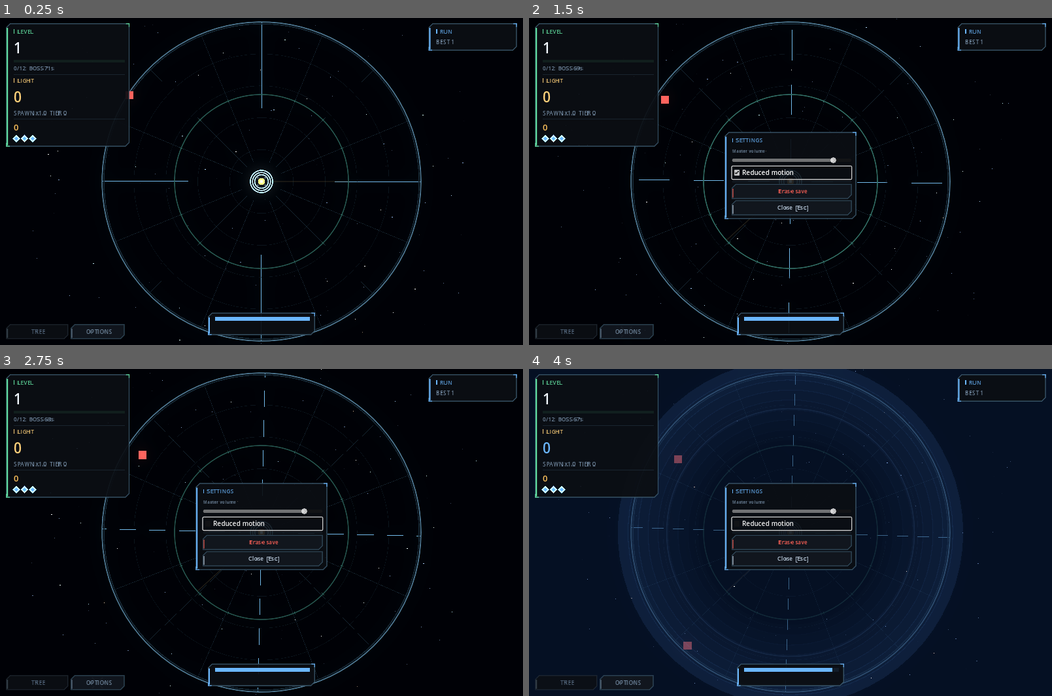
Above: before the commit, frames 1-4 (two rows, left to right).
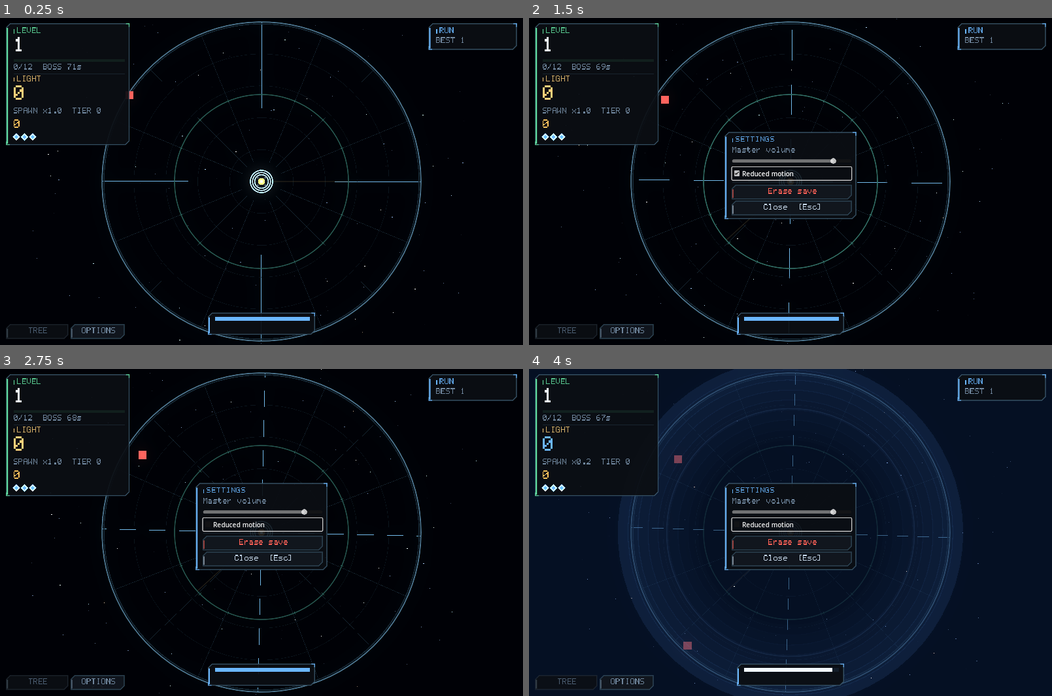
Above: after the commit, the same moments.

Repository: joseph-bergin/bloom
Game: Godot game, scene res://scenes/Main.tscn
The game is run twice, just before and just after one commit, with the same random seed, the same clock (stepped at 60 frames per second) and the same inputs.
Inputs (mouse positions are in pixels of both pictures, inside the frame that each line leads up to):
- Up to frame 1 (0.25 s): no input
- Up to frame 2 (1.5 s): click "OPTIONS" at 0.5 s; click "Reduced motion" at 1.25 s
- Up to frame 3 (2.75 s): click "Reduced motion" at 2 s
- Up to frame 4 (4 s): click "Reduced motion" at 2.75 s; tap Enter at 3.5 s; move the mouse to (905, 516) at 3.52 s; hold Space (douse) from 3.53 s (still down); click (905, 516) at 3.67 s

The runs differ from the first frame. In frame 1, 1.1% of the frame differs, in the area x 1-99%, y 2-98%; in frame 2, 2.1%; in frame 3, 2.1%; in frame 4, 2.3%.

Commit message:
Hiding actually hides, breath can run out, and the font reaches everything
Hiding only cut the spawn rate by about a third, because it worked purely
by lowering luminance. It now multiplies the spawn interval fivefold on top
of that, which is what the design always claimed it did.

Running the breath to empty used to flicker: the key was still held, so the
meter refilled a frame's worth, re-engaged, drained to zero and repeated —
firing the start and end cues over and over. Emptying it now marks the
douse spent, and it stays spent until the meter has refilled to 45%. The
bar turns red while it is, so a dead key is visibly a dead key.

The pixel font reaches all text now. Setting Theme.default_font is not
enough — buttons, tooltips, spin boxes and sliders each look up their own
"font" entry first — so the theme sets it per type and the builders
override it directly as well. Only the tree was correct before, because it
passed the font to draw_string by hand.

The font cell is 5x8 rather than 5x7. The eighth row sits below the
baseline; without it there is nowhere for a descender to go, and g/p/q/y
came out as a/P/9/v.

A boss now arrives on a low two-note horn, and a cleared level answers with
a rising figure.

Co-Authored-By: Claude Opus 5 <noreply@anthropic.com>

Diff:
--- a/audio/synth.gd
+++ b/audio/synth.gd
@@ -100,6 +100,37 @@
 		buf[i] = v * _env(i, n, 0.002, 0.96)
 	return _wav(buf)
 
+## The boss arriving: a low two-note horn. Long enough to stop what you
+## are doing and look up.
+static func boss() -> AudioStreamWAV:
+	var n: int = int(RATE * 1.5)
+	var buf := PackedFloat32Array(); buf.resize(n)
+	for i in range(n):
+		var x: float = float(i) / float(n)
+		# Drops to a second, lower note a third of the way through.
+		var f: float = 116.0 if x < 0.34 else 87.0
+		var p: float = TAU * f * float(i) / RATE
+		var v: float = sin(p) * 0.55 + sin(p * 2.0) * 0.22 + sin(p * 3.0) * 0.10
+		# A slow beat between two detuned voices, so it wavers.
+		v *= 0.78 + 0.22 * sin(TAU * 5.5 * float(i) / RATE)
+		var env: float = _env(i, n, 0.03, 0.99)
+		if x >= 0.30 and x < 0.36:
+			env *= 0.25   # a breath between the notes
+		buf[i] = v * env
+	return _wav(buf)
+
+## A level clearing: a short rising figure. The counterpart to the horn.
+static func cleared() -> AudioStreamWAV:
+	var n: int = int(RATE * 0.75)
+	var buf := PackedFloat32Array(); buf.resize(n)
+	var steps: Array[float] = [392.0, 523.0, 659.0]
+	for i in range(n):
+		var x: float = float(i) / float(n)
+		var f: float = steps[clampi(int(x * 3.0), 0, 2)]
+		var p: float = TAU * f * float(i) / RATE
+		buf[i] = (sin(p) * 0.42 + sin(p * 2.0) * 0.14) * _env(i, n, 0.01, 0.98)
+	return _wav(buf)
+
 ## Shield breach. The floor coming out.
 static func breach() -> AudioStreamWAV:
 	var n: int = int(RATE * 1.0)
--- a/autoload/audio.gd
+++ b/autoload/audio.gd
@@ -27,6 +27,8 @@
 	_streams["douse_in"] = Synth.douse_in()
 	_streams["douse_out"] = Synth.douse_out()
 	_streams["breach"] = Synth.breach()
+	_streams["boss"] = Synth.boss()
+	_streams["cleared"] = Synth.cleared()
 	_streams["click"] = Synth.click()
 	for t in range(Constants.MAX_TIER + 1):
 		_kill_streams.append(Synth.kill(t))
@@ -59,6 +61,8 @@
 		play("douse_out", -8.0)
 		_set_hidden(false))
 	EventBus.node_purchased.connect(func(_id: StringName, _r: int): play("purchase", -3.0))
+	EventBus.boss_spawned.connect(func(_c: Contact, _l: int): play("boss", -1.0))
+	EventBus.level_cleared.connect(func(_l: int, _b: float): play("cleared", -4.0))
 	EventBus.shield_breached.connect(func(_r: int):
 		play("breach", 0.0)
 		duck(Constants.BREACH_DUCK))
--- a/autoload/constants.gd
+++ b/autoload/constants.gd
@@ -28,6 +28,13 @@
 var RADIUS_TIER_STEP: float = 3.5
 
 var SHROUD_CAP: float = 0.80
+## Hiding is supposed to slow spawning hard. Cutting luminance alone only
+## trimmed the rate by about a third, which did not read as doing anything.
+var DOUSE_SPAWN_MULT: float = 5.0
+## Once the meter empties you cannot hide again until it has refilled this
+## far. Without it, holding the key at zero flickers in and out every frame.
+var DOUSE_RECOVER: float = 0.45
+
 var DOUSE_FACTOR: float = 0.10
 var DOUSE_DRAIN: float = 0.20        # meter per second held
 var DOUSE_REFILL: float = 0.06
--- a/autoload/pixel_font.gd
+++ b/autoload/pixel_font.gd
@@ -17,7 +17,18 @@
 	# every requested size — the font was loading correctly all along and
 	# simply never growing. Integer-only keeps the pixels square.
 	font.fixed_size_scale_mode = TextServer.FIXED_SIZE_SCALE_INTEGER_ONLY
+	# default_font alone does not reach every control type — tooltips,
+	# buttons, spin boxes and sliders each look up their own "font" entry
+	# first. Set it on all of them explicitly.
 	var theme := Theme.new()
 	theme.default_font = font
 	theme.default_font_size = UITheme.BODY
+	for type in ["Label", "Button", "CheckBox", "CheckButton", "OptionButton",
+			"LineEdit", "SpinBox", "TooltipLabel", "RichTextLabel",
+			"PopupMenu", "ProgressBar", "MenuButton", "TabBar"]:
+		theme.set_font("font", type, font)
+		theme.set_font_size("font_size", type, UITheme.BODY)
 	get_tree().root.theme = theme
+	theme_applied.emit()
+
+signal theme_applied()
--- a/sim/game_state_data.gd
+++ b/sim/game_state_data.gd
@@ -8,6 +8,9 @@
 var dousing: bool = false
 var douse_meter: float = 1.0
 var was_dousing: bool = false
+## True from the moment the meter empties until it recovers. Holding the
+## key while exhausted does nothing at all.
+var douse_spent: bool = false
 var contacts: Array[Contact] = []
 var projectiles: Array[Projectile] = []
 var purchased: Dictionary = {}          # node_id -> rank
@@ -55,7 +58,7 @@
 	return null
 
 func is_dousing() -> bool:
-	return dousing and douse_meter > 0.0
+	return dousing and not douse_spent and douse_meter > 0.0
 
 func effective_luminance() -> float:
 	return Luminance.effective(self)
--- a/sim/systems/luminance.gd
+++ b/sim/systems/luminance.gd
@@ -11,12 +11,16 @@
 	s.luminance = (Stats.lum_from_tree + s.wildfire_lum) * (1.0 - Stats.shroud)
 
 	var was_hidden: bool = s.was_dousing
-	if s.dousing and s.douse_meter > 0.0:
+	if s.is_dousing():
 		s.douse_meter = maxf(s.douse_meter - Stats.douse_drain * delta, 0.0)
 		if s.douse_meter <= 0.0:
-			s.dousing = false
+			# Spent. The key does nothing until the meter recovers, so
+			# holding it at empty cannot chatter on and off every frame.
+			s.douse_spent = true
 	else:
 		s.douse_meter = minf(s.douse_meter + Stats.douse_refill * delta, 1.0)
+		if s.douse_spent and s.douse_meter >= Constants.DOUSE_RECOVER:
+			s.douse_spent = false
 
 	var hidden: bool = s.is_dousing()
 	if hidden != was_hidden:
--- a/sim/systems/spawning.gd
+++ b/sim/systems/spawning.gd
@@ -9,6 +9,8 @@
 		if l < Constants.CINDER_THRESHOLD:
 			return INF
 		base /= Constants.CINDER_SPAWN_MULT
+	if GameState.s.is_dousing():
+		base *= Constants.DOUSE_SPAWN_MULT
 	return base / maxf(Stats.spawn_rate_mult
 		* Levels.spawn_scalar(GameState.s.level), 0.01)
 
--- a/tests/suite.gd
+++ b/tests/suite.gd
@@ -97,13 +97,36 @@
 	Luminance.tick(s, 1.0)
 	ok(s.douse_meter > before - Stats.douse_drain, "and refills when released")
 
-func test_douse_releases_when_the_meter_empties() -> void:
+## Holding the key at empty used to flicker on and off every frame, firing
+## the start/end events over and over. It is spent until it recovers.
+func test_an_empty_meter_spends_the_douse_until_it_recovers() -> void:
 	var s := fresh()
 	s.dousing = true
 	s.douse_meter = 0.01
 	Luminance.tick(s, 1.0)
-	ok(not s.dousing, "an empty meter stops the douse")
-	ok(not s.is_dousing(), "and it stops counting")
+	ok(s.douse_spent, "the meter is spent")
+	ok(not s.is_dousing(), "and holding the key does nothing")
+
+	# Still held, still spent, no chattering.
+	for _i in range(20):
+		Luminance.tick(s, 0.05)
+		ok(not s.is_dousing(), "stays spent while it refills")
+	ok(s.douse_meter > 0.0, "and it does refill while held")
+
+	while s.douse_meter < Constants.DOUSE_RECOVER:
+		Luminance.tick(s, 0.5)
+	Luminance.tick(s, 0.01)
+	ok(not s.douse_spent, "past the recovery mark it can be used again")
+	ok(s.is_dousing(), "and the held key takes effect")
+
+func test_hiding_slows_spawning_hard() -> void:
+	var s := fresh()
+	GameState.s = s
+	var open_rate: float = Spawning.spawn_interval(60.0)
+	s.dousing = true
+	s.douse_meter = 1.0
+	ok(Spawning.spawn_interval(60.0) > open_rate * 3.0,
+		"hiding has to actually slow the field, not trim it")
 
 # --- spawning ------------------------------------------------------------
 
--- a/ui/HUD.gd
+++ b/ui/HUD.gd
@@ -150,6 +150,9 @@
 	_tree_btn.disabled = not shopping
 
 	_breath.value = s.douse_meter
+	var fill: StyleBoxFlat = _breath.get_theme_stylebox("fill")
+	fill.bg_color = UITheme.BAD if s.douse_spent else (
+		UITheme.TEXT_BRIGHT if s.is_dousing() else UITheme.COOL)
 	_hint_until = maxf(_hint_until - REFRESH, 0.0)
 	_hint.text = "HOLD SPACE TO HIDE" if _hint_until > 0.0 else ""
 
--- a/ui/LevelBanner.gd
+++ b/ui/LevelBanner.gd
@@ -21,7 +21,7 @@
 	var bc := VBoxContainer.new()
 	bc.add_theme_constant_override("separation", 3)
 	_boss_box.add_child(bc)
-	_boss_name = UITheme.label("", UITheme.BAD, 15)
+	_boss_name = UITheme.label("", UITheme.BAD, UITheme.BODY)
 	_boss_name.horizontal_alignment = HORIZONTAL_ALIGNMENT_CENTER
 	bc.add_child(_boss_name)
 	_boss_bar = UITheme.meter(UITheme.BAD, 12)
@@ -35,10 +35,10 @@
 	_banner.add_theme_constant_override("separation", 4)
 	_banner.visible = false
 	add_child(_banner)
-	_banner_title = UITheme.label("", UITheme.GOOD, 34)
+	_banner_title = UITheme.label("", UITheme.GOOD, UITheme.HUGE)
 	_banner_title.horizontal_alignment = HORIZONTAL_ALIGNMENT_CENTER
 	_banner.add_child(_banner_title)
-	_banner_sub = UITheme.label("", UITheme.MOTES, 16)
+	_banner_sub = UITheme.label("", UITheme.MOTES, UITheme.BODY)
 	_banner_sub.horizontal_alignment = HORIZONTAL_ALIGNMENT_CENTER
 	_banner.add_child(_banner_sub)
 
--- a/ui/RunEndModal.gd
+++ b/ui/RunEndModal.gd
@@ -26,10 +26,10 @@
 	visible = true
 	var s: GameStateData = GameState.s
 
-	_body.add_child(UITheme.label(reason, UITheme.TEXT, 14))
+	_body.add_child(UITheme.label(reason, UITheme.TEXT, UITheme.BODY))
 	_body.add_child(UITheme.rule())
 
-	var reached := UITheme.label("You reached level %d" % s.level, UITheme.TEXT_BRIGHT, 30)
+	var reached := UITheme.label("You reached level %d" % s.level, UITheme.TEXT_BRIGHT, UITheme.HUGE)
 	reached.horizontal_alignment = HORIZONTAL_ALIGNMENT_CENTER
 	_body.add_child(reached)
 	var best: int = maxi(s.best_level, s.level)
@@ -44,14 +44,14 @@
 	grid.columns = 2
 	grid.add_theme_constant_override("h_separation", 40)
 	_body.add_child(grid)
-	grid.add_child(UITheme.label("Time played", UITheme.TEXT_DIM, 12))
-	grid.add_child(UITheme.label(UITheme.fmt_time(s.t), UITheme.TEXT, 12))
-	grid.add_child(UITheme.label("Motes earned", UITheme.TEXT_DIM, 12))
-	grid.add_child(UITheme.label(UITheme.fmt(s.total_motes_this_run), UITheme.MOTES, 12))
-	grid.add_child(UITheme.label("Peak luminance", UITheme.TEXT_DIM, 12))
-	grid.add_child(UITheme.label(UITheme.fmt(s.luminance), UITheme.LUM, 12))
-	grid.add_child(UITheme.label("Nodes built", UITheme.TEXT_DIM, 12))
-	grid.add_child(UITheme.label("%d" % s.purchased.size(), UITheme.TEXT, 12))
+	grid.add_child(UITheme.label("Time played", UITheme.TEXT_DIM, UITheme.TINY))
+	grid.add_child(UITheme.label(UITheme.fmt_time(s.t), UITheme.TEXT, UITheme.TINY))
+	grid.add_child(UITheme.label("Motes earned", UITheme.TEXT_DIM, UITheme.TINY))
+	grid.add_child(UITheme.label(UITheme.fmt(s.total_motes_this_run), UITheme.MOTES, UITheme.TINY))
+	grid.add_child(UITheme.label("Peak luminance", UITheme.TEXT_DIM, UITheme.TINY))
+	grid.add_child(UITheme.label(UITheme.fmt(s.luminance), UITheme.LUM, UITheme.TINY))
+	grid.add_child(UITheme.label("Nodes built", UITheme.TEXT_DIM, UITheme.TINY))
+	grid.add_child(UITheme.label("%d" % s.purchased.size(), UITheme.TEXT, UITheme.TINY))
 
 	_body.add_child(UITheme.rule())
 	_body.add_child(UITheme.wrapped(
--- a/ui/SettingsPanel.gd
+++ b/ui/SettingsPanel.gd
@@ -14,7 +14,7 @@
 	var col: VBoxContainer = pair[1]
 	col.add_theme_constant_override("separation", 6)
 
-	col.add_child(UITheme.label("Master volume", UITheme.TEXT_DIM, 11))
+	col.add_child(UITheme.label("Master volume", UITheme.TEXT_DIM, UITheme.TINY))
 	var vol := HSlider.new()
 	vol.min_value = -40.0
 	vol.max_value = 6.0
--- a/ui/TreeView.gd
+++ b/ui/TreeView.gd
@@ -84,7 +84,7 @@
 	top.position = Vector2(16, 12)
 	top.add_theme_constant_override("separation", 10)
 	add_child(top)
-	top.add_child(UITheme.label("THE TREE", UITheme.TEXT_BRIGHT, 18))
+	top.add_child(UITheme.label("THE TREE", UITheme.TEXT_BRIGHT, UITheme.LARGE))
 	var close := UITheme.button("Close  [T]", UITheme.TEXT)
 	close.custom_minimum_size = Vector2(100, 26)
 	close.pressed.connect(close_view)
@@ -132,7 +132,7 @@
 	var nb := VBoxContainer.new()
 	nb.add_theme_constant_override("separation", 3)
 	_next_box.add_child(nb)
-	_next_label = UITheme.label("", UITheme.GOOD, 13)
+	_next_label = UITheme.label("", UITheme.GOOD, UITheme.BODY)
 	_next_label.horizontal_alignment = HORIZONTAL_ALIGNMENT_CENTER
 	nb.add_child(_next_label)
 	_next_btn = UITheme.button("", UITheme.TEXT_BRIGHT)
@@ -279,30 +279,30 @@
 	var n: TreeNode = TreeDB.get_node_def(id)
 	var s: GameStateData = GameState.s
 	if n == null:
-		_detail.add_child(UITheme.label("hover a node to read it", UITheme.TEXT_DIM, 12))
+		_detail.add_child(UITheme.label("hover a node to read it", UITheme.TEXT_DIM, UITheme.TINY))
 		_detail.add_child(UITheme.wrapped(
 			"Everything you build adds light, and light is what makes the "
 			+ "field spawn faster and stronger. Shroud is the only branch "
 			+ "that costs none.", UITheme.TEXT_FAINT, UITheme.TINY, 268))
 		return
 	var rank: int = int(s.purchased.get(String(n.id), 0))
-	_detail.add_child(UITheme.label(n.display_name, UITheme.branch_colour(n.branch), 16))
+	_detail.add_child(UITheme.label(n.display_name, UITheme.branch_colour(n.branch), UITheme.BODY))
 	_detail.add_child(UITheme.label("%s%s   rank %d/%s" % [String(n.branch),
 		"   KEYSTONE" if n.keystone else "", rank,
 		"inf" if n.is_infinite() else str(n.max_rank)], UITheme.TEXT_DIM, 11))
-	var d := UITheme.label(n.desc, UITheme.TEXT, 12)
+	var d := UITheme.label(n.desc, UITheme.TEXT, UITheme.TINY)
 	d.autowrap_mode = TextServer.AUTOWRAP_WORD_SMART
 	d.custom_minimum_size = Vector2(266, 0)
 	_detail.add_child(d)
 
 	if n.lum > 0.0:
-		_detail.add_child(UITheme.label("+%.1f light per rank" % n.lum, UITheme.LUM, 12))
+		_detail.add_child(UITheme.label("+%.1f light per rank" % n.lum, UITheme.LUM, UITheme.TINY))
 	else:
-		_detail.add_child(UITheme.label("no light", UITheme.GOOD, 12))
+		_detail.add_child(UITheme.label("no light", UITheme.GOOD, UITheme.TINY))
 
 	var maxed: bool = not n.is_infinite() and rank >= n.max_rank
 	if maxed:
-		_detail.add_child(UITheme.label("fully built", UITheme.GOOD, 13))
+		_detail.add_child(UITheme.label("fully built", UITheme.GOOD, UITheme.BODY))
 	else:
 		var cost: float = GameState.next_cost(n)
 		_detail.add_child(UITheme.label("%s motes" % UITheme.fmt(cost),
@@ -313,7 +313,7 @@
 		for r in n.requires:
 			var rn: TreeNode = TreeDB.get_node_def(r)
 			req.append(rn.display_name if rn != null else String(r))
-		_detail.add_child(UITheme.label("needs: " + ", ".join(req), UITheme.TEXT_DIM, 11))
+		_detail.add_child(UITheme.label("needs: " + ", ".join(req), UITheme.TEXT_DIM, UITheme.TINY))
 
 	var buy := UITheme.button("Build", UITheme.TEXT_BRIGHT)
 	buy.custom_minimum_size = Vector2(0, 28)
--- a/ui/ui_theme.gd
+++ b/ui/ui_theme.gd
@@ -5,13 +5,13 @@
 
 ## The font is a 5x7 bitmap, so sizes are integer multiples of the cell.
 ## Anything else resamples and the pixels stop being pixels.
-const CELL := 7
+const CELL := 8
 ## 1:1 is too small to read on a 1280x800 screen, so the smallest the UI
 ## goes is 2x. Every size is still an integer multiple of the cell.
-const TINY := CELL * 2     # 14 — captions
-const BODY := CELL * 2     # 14 — everything normal
-const LARGE := CELL * 3    # 21 — emphasis
-const HUGE := CELL * 5     # 35 — headline
+const TINY := CELL * 2     # 16 — captions
+const BODY := CELL * 2     # 16 — everything normal
+const LARGE := CELL * 3    # 24 — emphasis
+const HUGE := CELL * 5     # 40 — headline
 
 # --- ground --------------------------------------------------------------
 const VOID := Color(0.020, 0.027, 0.040)
@@ -85,6 +85,7 @@
 	row.add_child(tick)
 	var l := Label.new()
 	l.text = text.to_upper()
+	l.add_theme_font_override("font", font())
 	l.add_theme_color_override("font_color", accent * 0.92)
 	l.add_theme_font_size_override("font_size", TINY)
 	l.add_theme_constant_override("outline_size", 0)
@@ -99,9 +100,10 @@
 
 # --- atoms ---------------------------------------------------------------
 
-static func label(text: String, col: Color = TEXT, size: int = 13) -> Label:
+static func label(text: String, col: Color = TEXT, size: int = BODY) -> Label:
 	var l := Label.new()
 	l.text = text
+	l.add_theme_font_override("font", font())
 	l.add_theme_color_override("font_color", col)
 	l.add_theme_font_size_override("font_size", size)
 	return l
@@ -115,6 +117,7 @@
 static func button(text: String, col: Color = TEXT) -> Button:
 	var b := Button.new()
 	b.text = text
+	b.add_theme_font_override("font", font())
 	b.add_theme_color_override("font_color", col)
 	b.add_theme_color_override("font_hover_color", TEXT_BRIGHT)
 	b.add_theme_color_override("font_pressed_color", TEXT_BRIGHT)
Not shown, changed: ui/font/pixel.fnt
Binary file changed: ui/font/pixel.png
